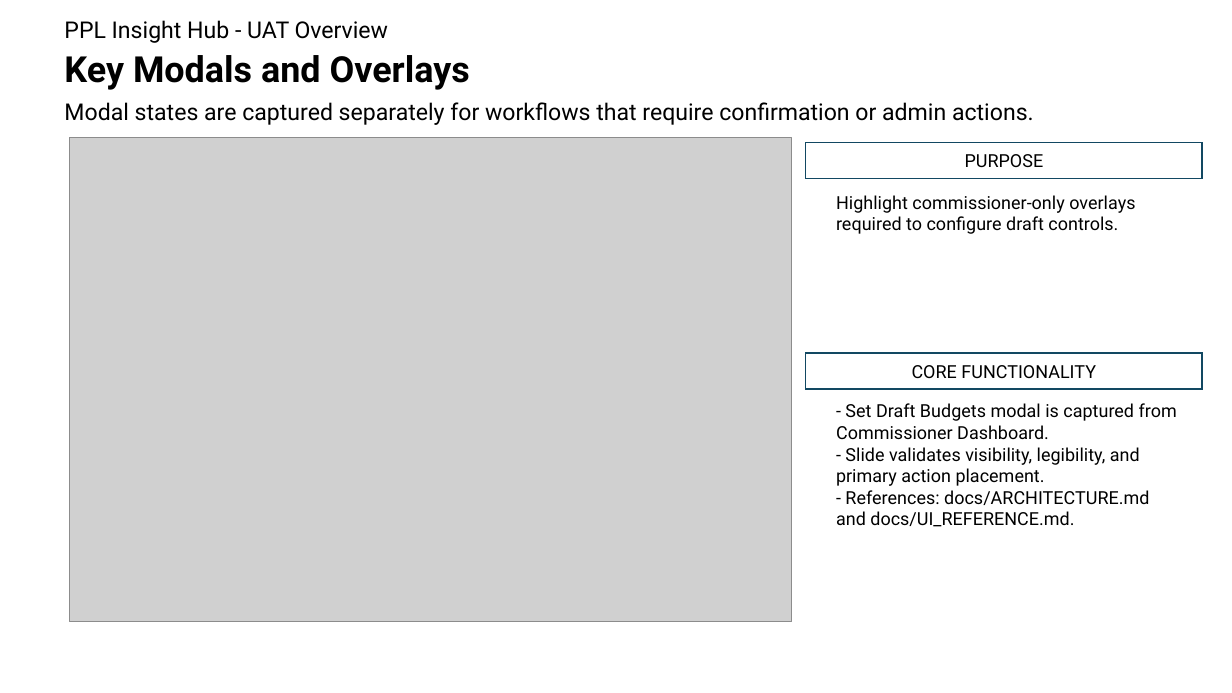
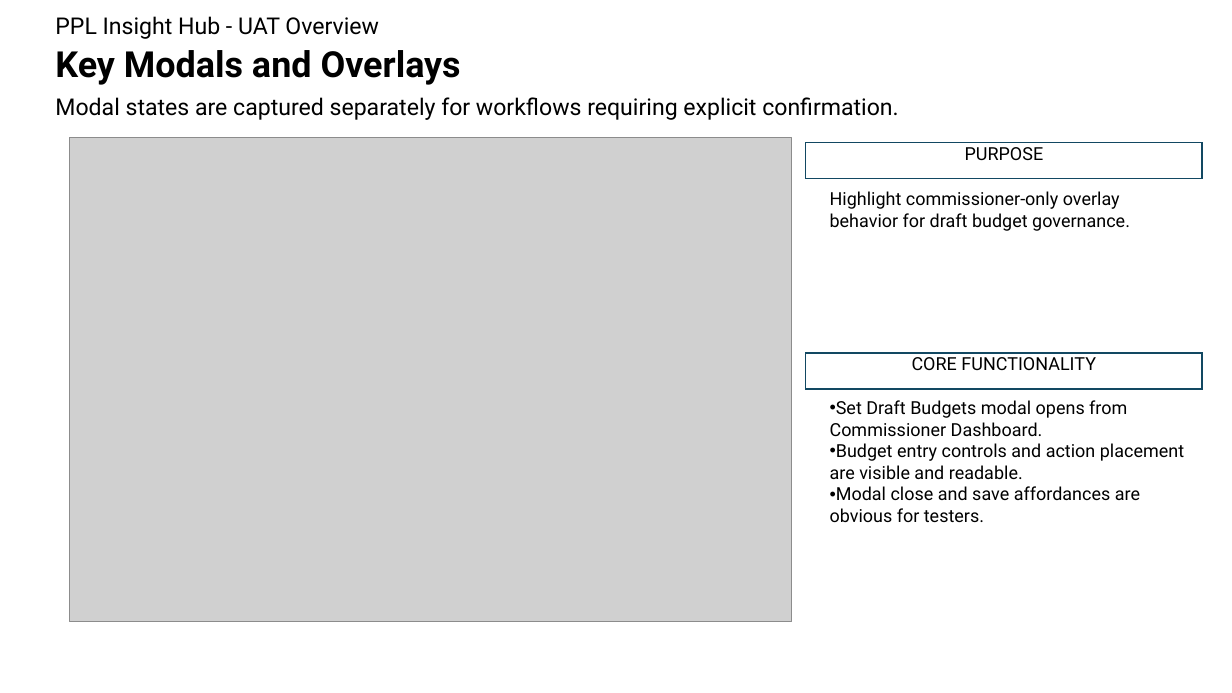
Before and after one commit to NPGrant81/fantasy-football-pi, a slide deck: slide 24 of docs/uat/uat_overview.pptx. Drawn at 1232x693 pixels with LibreOffice and Linux fonts; fonts in the diff are those of the drawing; grey boxes stand for pictures. Boxes give left, top, right and bottom in pixels: in the first picture for what was removed or moved away, otherwise in the second. Text is boxed around its words. In the diff, an @@ line names an element or a change of style, - is before the commit and + after.

Commit message:
Refresh UAT deck assets and capture automation

```diff
--- a/docs/uat/uat_overview.pptx
+++ b/docs/uat/uat_overview.pptx
@@ text "PPL Insight Hub - UAT ...": place and size @@
-text "PPL Insight Hub - UAT ..." at [64, 20, 389, 43]
+text "PPL Insight Hub - UAT ..." at [55, 16, 379, 39]
@@ text "Key Modals and Overlays": place and size @@
-text "Key Modals and Overlays" at [64, 55, 470, 90]
+text "Key Modals and Overlays" at [55, 50, 461, 85]
@@ text at [55, 97, 899, 120]: text changed @@
-Modal states are captured separately for workflows that require confirmation or admin actions.
+Modal states are captured separately for workflows requiring explicit confirmation.
@@ rectangle "PURPOSE" at [806, 142, 1202, 178]: vertical alignment middle to top @@
@@ text at [830, 191, 1130, 231]: text changed @@
-Highlight commissioner-only overlays required to configure draft controls.
+Highlight commissioner-only overlay behavior for draft budget governance.
@@ rectangle "CORE FUNCTIONALITY" at [806, 353, 1202, 389]: vertical alignment middle to top @@
@@ text at [830, 400, 1184, 522]: text changed @@
-- Set Draft Budgets modal is captured from Commissioner Dashboard.
-- Slide validates visibility, legibility, and primary action placement.
-- References: docs/ARCHITECTURE.md and docs/UI_REFERENCE.md.
+• Set Draft Budgets modal opens from Commissioner Dashboard.
+• Budget entry controls and action placement are visible and readable.
+• Modal close and save affordances are obvious for testers.
```
Also in this commit, not shown: 24 other slides changed, 8 slides added, 3 other files.
